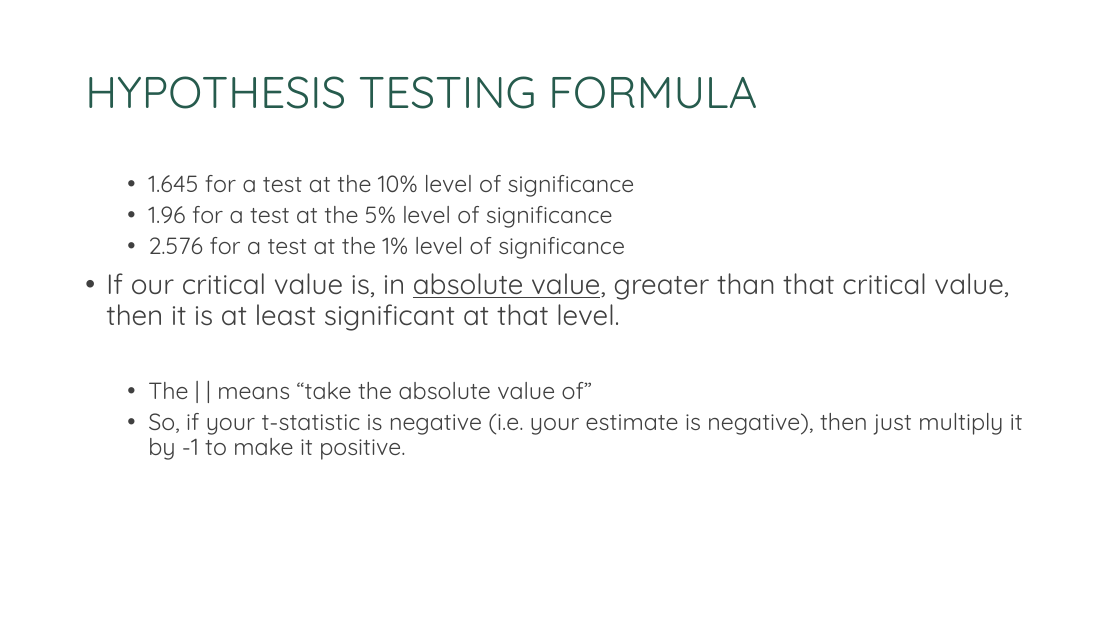
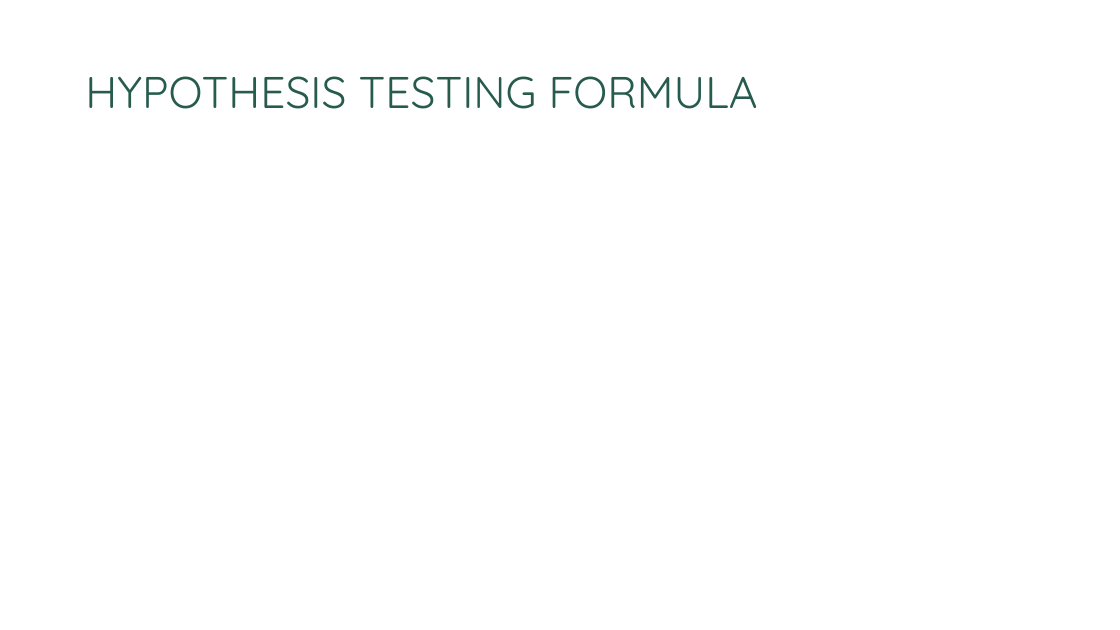
Before and after one commit to hhadah/urban-econ, a slide deck: slide 24 of slides/ppslides/03-InterpretingStatisticalTables.pptx. Drawn at 1120x630 pixels with LibreOffice and Linux fonts; fonts in the diff are those of the drawing; grey boxes stand for pictures; background and template pictures are left out. Boxes give left, top, right and bottom in pixels: in the first picture for what was removed or moved away, otherwise in the second. Text is boxed around its words. In the diff, an @@ line names an element or a change of style, - is before the commit and + after.

```diff
--- a/slides/ppslides/03-InterpretingStatisticalTables.pptx
+++ b/slides/ppslides/03-InterpretingStatisticalTables.pptx
@@ text removed at (106,175,1023,460) @@
-  • 1.645 for a test at the 10% level of significance
-  • 1.96 for a test at the 5% level of significance
-  • 2.576 for a test at the 1% level of significance
-• If our critical value is, in absolute value, greater than that critical value, then it is at least significant at that level.
-  • The | | means “take the absolute value of”
-  • So, if your t-statistic is negative (i.e. your estimate is negative), then just multiply it by -1 to make it positive.
```
Also in this commit, not shown: 5 other slides changed, 28 other files.
